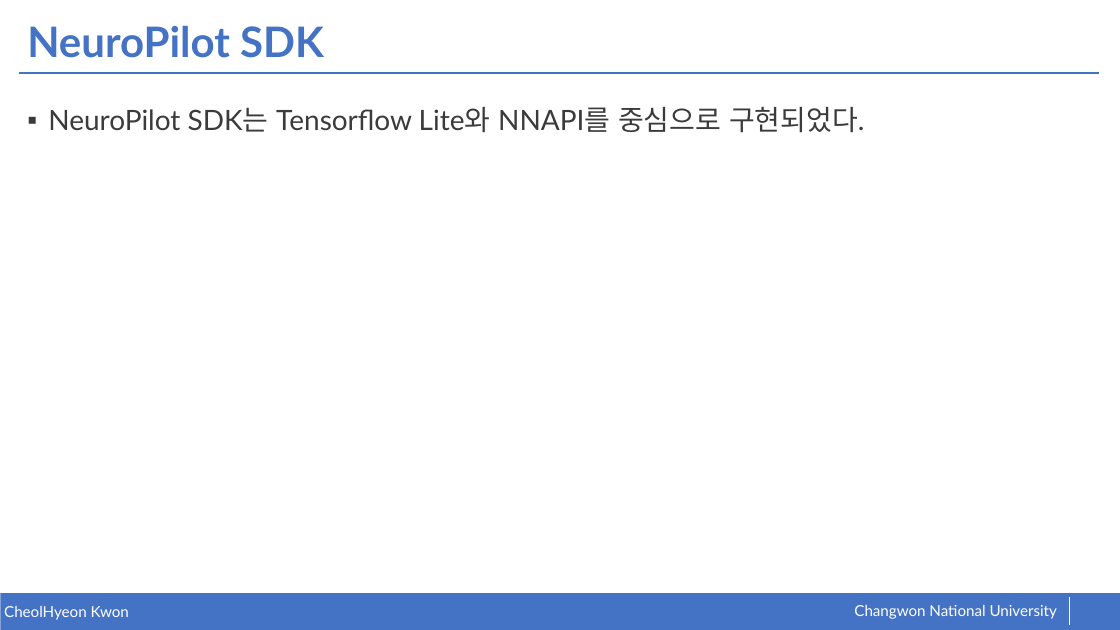
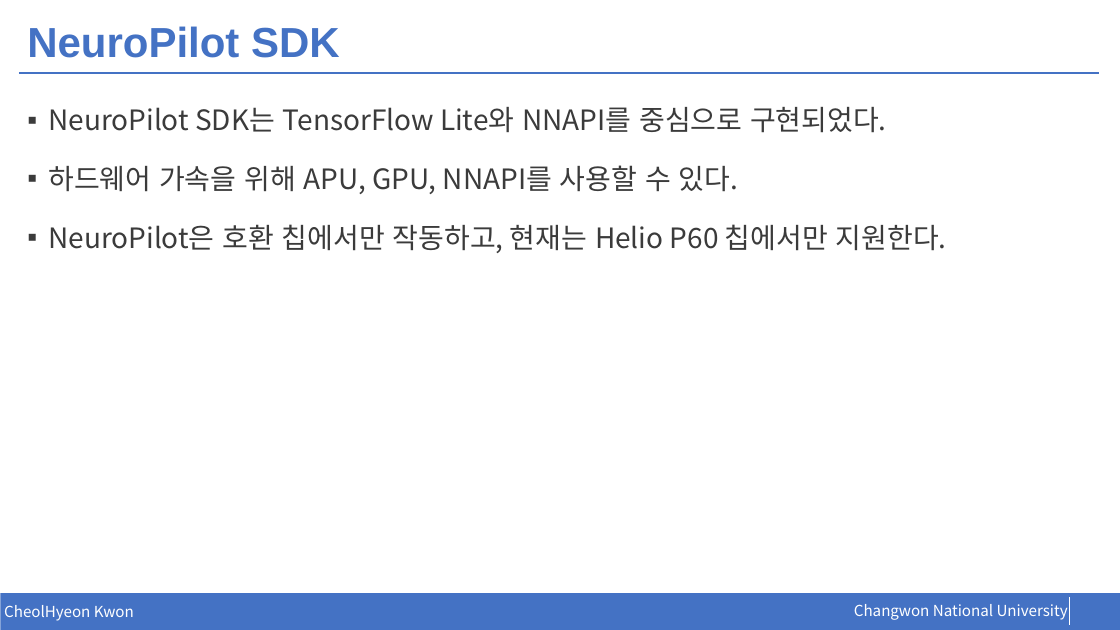
Before and after one commit to kkcchh9999/Studied_in_NOSLab, a slide deck: slide 14 of presentation/AI Benchmark.pptx. Drawn at 1120x630 pixels with LibreOffice and Linux fonts; fonts in the diff are those of the drawing. Boxes give left, top, right and bottom in pixels: in the first picture for what was removed or moved away, otherwise in the second. Text is boxed around its words. In the diff, an @@ line names an element or a change of style, - is before the commit and + after.

Commit message:
PPT

```diff
--- a/presentation/AI Benchmark.pptx
+++ b/presentation/AI Benchmark.pptx
@@ title "NeuroPilot SDK" at (27, 26, 340, 58): font Lato to Arial @@
@@ text at (48, 107, 947, 253): text changed; font Lato to Noto Sans CJK KR @@
-▪ NeuroPilot SDK는 Tensorflow Lite와 NNAPI를 중심으로 구현되었다.
+▪ NeuroPilot SDK는 TensorFlow Lite와 NNAPI를 중심으로 구현되었다.
+▪ 하드웨어 가속을 위해 APU, GPU, NNAPI를 사용할 수 있다.
+▪ NeuroPilot은 호환 칩에서만 작동하고, 현재는 Helio P60 칩에서만 지원한다.
@@ text "CheolHyeon Kwon" at (4, 605, 134, 621): font Lato to Noto Sans CJK KR @@
@@ text "Changwon National University" at (854, 604, 1068, 620): font Lato to Noto Sans CJK KR @@
```
Also in this commit, not shown: 13 other slides changed, 19 slides added.
